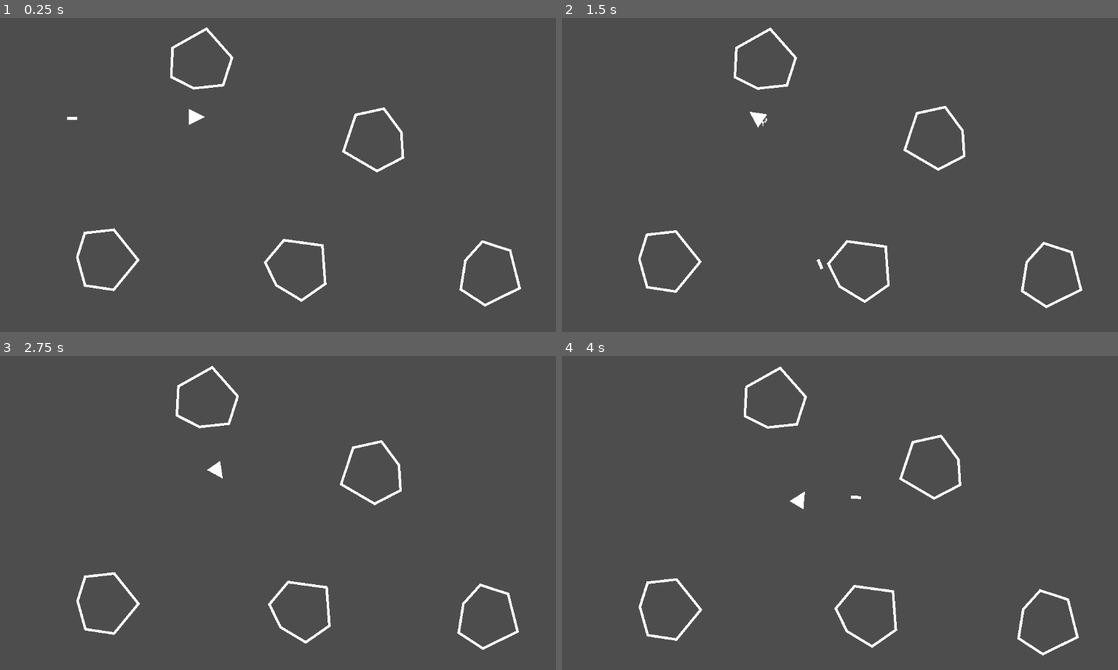
Above: before the commit, frames 1-4 (two rows, left to right).
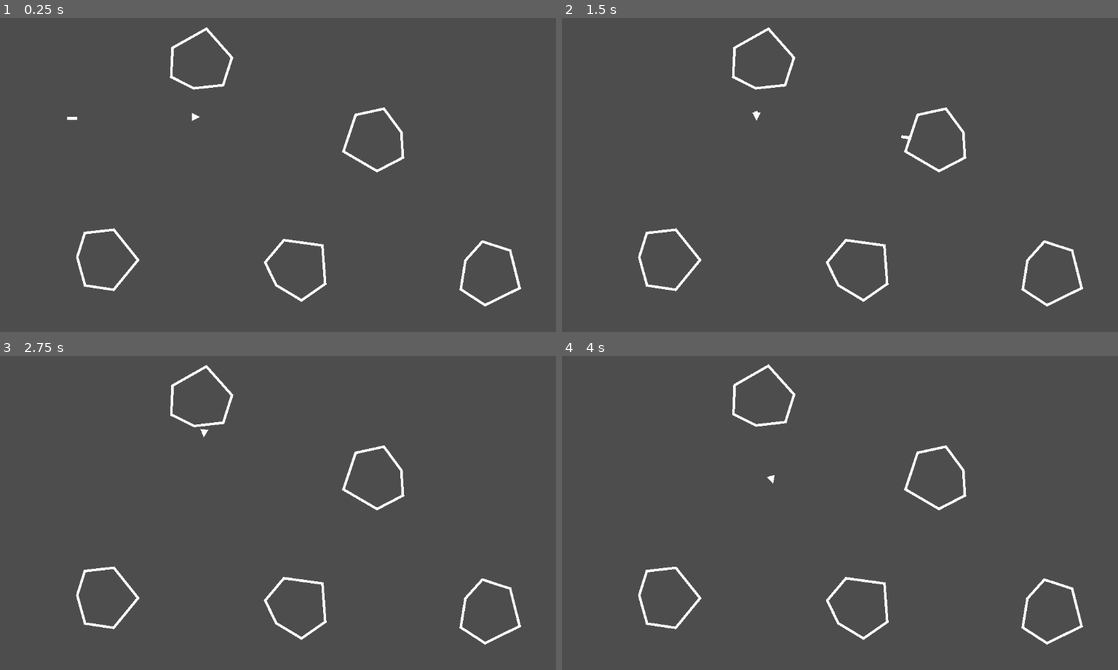
Above: after the commit, the same moments.

Repository: SerJolion/Asteroids
Game: Godot game, scene res://Scenes/main_scene.tscn
The game is run twice, just before and just after one commit, with the same random seed, the same clock (stepped at 60 frames per second) and the same inputs. The project has no main scene, so this scene is started directly.
Inputs:
- Up to frame 1 (0.25 s): no input
- Up to frame 2 (1.5 s): tap Enter (ui_accept) at 0.5, 0.77 s; hold Right (ui_right) 0.53-1.28 s; hold Down (ui_down) from 1.28 s (still down)
- Up to frame 3 (2.75 s): tap Enter (ui_accept) at 1.52 s; release Down (ui_down) at 2.03 s; hold Right (ui_right) from 2.03 s (still down)
- Up to frame 4 (4 s): release Right (ui_right) at 2.78 s; hold Up (ui_up) 2.78-3.53 s; tap Enter (ui_accept) at 3.02, 3.77 s; hold Left (ui_left) from 3.53 s (still down)

The runs differ from the first frame. In frame 1, 0.1% of the frame differs, in the area x 13-94%, y 3-93%; in frame 2, 1.8%; in frame 3, 3.0%; in frame 4, 3.2%, in the area x 13-94%, y 2-96%.

Commit message:
Изменен игрок
Объект игрока был изменен на RigidBody 2d, чтобы можно было использовать физику. Переделано управление, чтобы оно работало с физикой

Diff:
--- a/Objects/Asteroid.tscn
+++ b/Objects/Asteroid.tscn
@@ -3,6 +3,7 @@
 [ext_resource type="Script" path="res://Scripts/AsteroidLogic.gd" id="1_a6su0"]
 
 [node name="Asteroid" type="RigidBody2D"]
+mass = 100.0
 gravity_scale = 0.0
 script = ExtResource("1_a6su0")
 
--- a/Objects/player.tscn
+++ b/Objects/player.tscn
@@ -31,9 +31,9 @@
 scale_curve = SubResource("CurveTexture_rox0m")
 color_ramp = SubResource("GradientTexture1D_gk5bi")
 
-[node name="Player" type="CharacterBody2D"]
-motion_mode = 1
-platform_on_leave = 2
+[node name="Player" type="RigidBody2D"]
+inertia = 1.0
+gravity_scale = 0.0
 script = ExtResource("1_kt0p5")
 
 [node name="Visual" type="Polygon2D" parent="."]
--- a/Scenes/main_scene.tscn
+++ b/Scenes/main_scene.tscn
@@ -8,7 +8,8 @@
 
 [node name="Player" parent="." instance=ExtResource("1_hbijx")]
 position = Vector2(389, 221)
-scale = Vector2(2, 2)
+inertia = 1.0
+RotationSpeed = 300.0
 
 [node name="Bullet" parent="." instance=ExtResource("2_fnhwu")]
 position = Vector2(46, 224)
--- a/Scripts/PlayerLogic.gd
+++ b/Scripts/PlayerLogic.gd
@@ -1,15 +1,16 @@
-extends CharacterBody2D
+extends RigidBody2D
 
 @onready var BulletScene:PackedScene = load("res://Objects/Bullet.tscn")
 
 @onready var Particles:GPUParticles2D = $Particles
 @onready var BulletPostition:Node2D = $BulletPosition
 
+@export_category('Movement')
+@export var Speed:float = 150.0
+@export var RotationSpeed:float = 150.0
+@export_category('Gameplay')
 @export var Health:float = 100.0
 @export var ContactDamage:float = 50.0
-
-const SPEED = 150
-const ROTATION_SPEED = 5
 
 func _physics_process(delta):
 	if Input.is_action_just_pressed("ui_accept"):
@@ -19,17 +20,21 @@
 	var vel = Input.get_axis('ui_up', 'ui_down')
 
 
+#	if rot:
+#		rotation += rot * RotationSpeed * delta
+
 	if rot:
-		rotation += rot * ROTATION_SPEED * delta
+		apply_torque(rot * RotationSpeed * delta)
 
 	if vel:
 		Particles.emitting = true
-		velocity = lerp(velocity, -transform.x.normalized() * vel * SPEED, 0.01)
+		apply_central_force(-transform.x.normalized() * vel * Speed)
+		#velocity = lerp(velocity, -transform.x.normalized() * vel * SPEED, 0.01)
 	else:
 		Particles.emitting = false
-		velocity = lerp(velocity,Vector2.ZERO,0.01)
+		#velocity = lerp(velocity,Vector2.ZERO,0.01)
 
-	move_and_slide()
+	#move_and_slide()
 
 func SetHealth(value:float)->void:
 	Health = value
